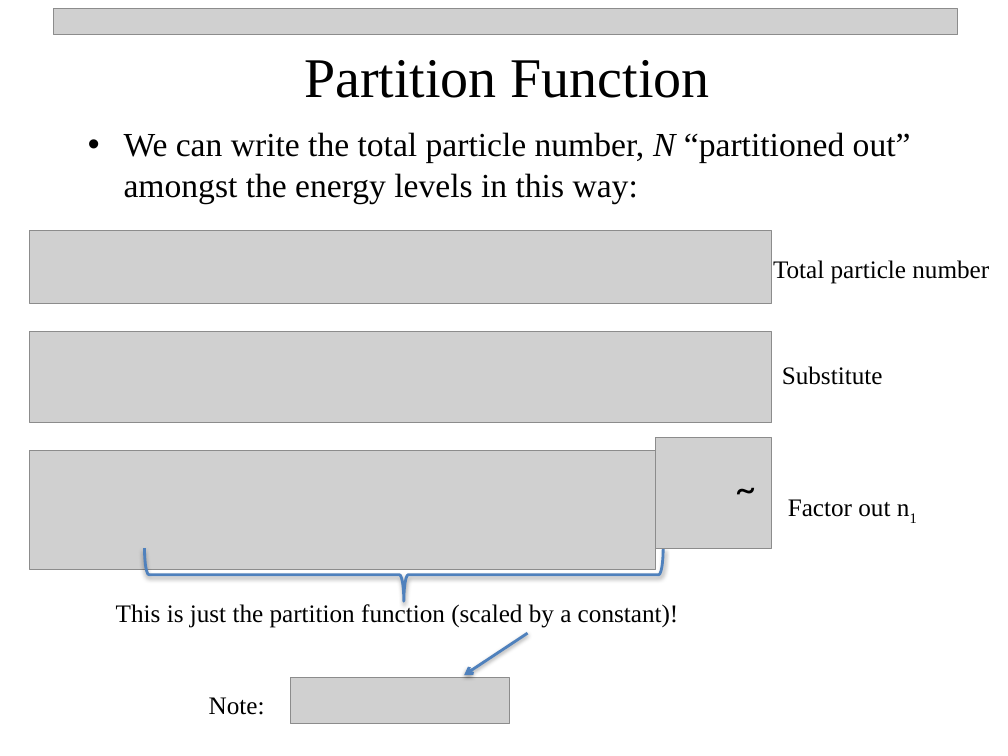
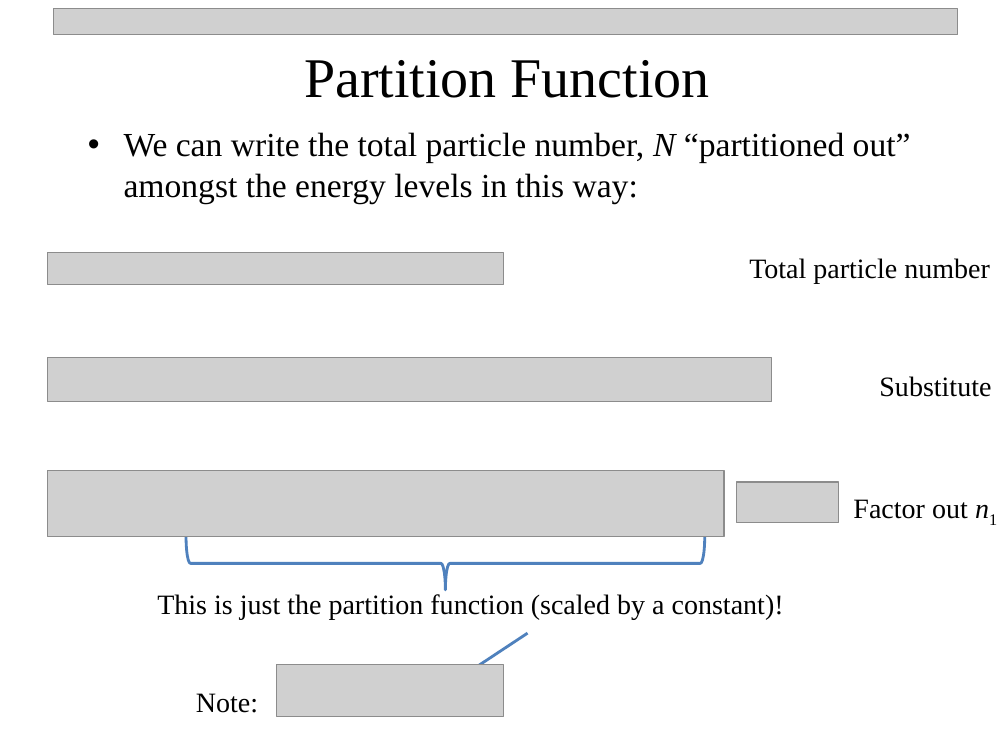
Before and after one commit to npetraco/CHE302, a slide deck: slide 13 of Notes/6_boltzmann.pptx. Drawn at 1008x756 pixels with LibreOffice and Linux fonts; fonts in the diff are those of the drawing; grey boxes stand for pictures. Boxes give left, top, right and bottom in pixels: in the first picture for what was removed or moved away, otherwise in the second. Text is boxed around its words. In the diff, an @@ line names an element or a change of style, - is before the commit and + after.

```diff
--- a/Notes/6_boltzmann.pptx
+++ b/Notes/6_boltzmann.pptx
@@ picture removed at box(30, 231, 772, 303) @@
@@ picture added at box(47, 253, 504, 284) @@
@@ text "Total particle number": place and size @@
-text "Total particle number" at box(773, 260, 989, 284)
+text "Total particle number" at box(749, 258, 990, 283)
@@ picture removed at box(30, 332, 772, 423) @@
@@ picture added at box(47, 358, 772, 402) @@
@@ size 18 to 20 pt in 4 elements at box(196, 693, 258, 713), box(749, 258, 990, 283), box(157, 594, 784, 619), box(879, 376, 991, 397) @@
@@ text "Substitute": place and size @@
-text "Substitute" at box(782, 366, 883, 385)
+text "Substitute" at box(879, 376, 991, 397)
@@ picture removed at box(656, 437, 772, 548) @@
@@ picture: place and size @@
-picture at box(30, 451, 656, 570)
+picture at box(47, 471, 724, 537)
@@ text removed at box(726, 459, 766, 516) @@
-~
@@ picture added at box(737, 482, 839, 522) @@
@@ text "Factor out n1": place and size @@
-text "Factor out n1" at box(788, 499, 890, 517)
+text "Factor out n1" at box(853, 499, 968, 519)
@@ text "Factor out n1" at box(853, 499, 968, 519): size 18 to 20 pt; italic on in "n1" @@
@@ right brace: place and size @@
-right brace at box(144, 548, 663, 602)
+right brace at box(186, 537, 706, 591)
@@ right brace at box(186, 537, 706, 591): shadow off @@
@@ text "This is just the partition ...": place and size @@
-text "This is just the partition ..." at box(116, 602, 679, 628)
+text "This is just the partition ..." at box(157, 594, 784, 619)
@@ text "Note:": place and size @@
-text "Note:" at box(209, 697, 265, 715)
+text "Note:" at box(196, 693, 258, 713)
@@ picture: place and size @@
-picture at box(290, 678, 510, 724)
+picture at box(276, 665, 504, 717)
```
Also in this commit, not shown: 6 other slides changed, 14 slides added.
